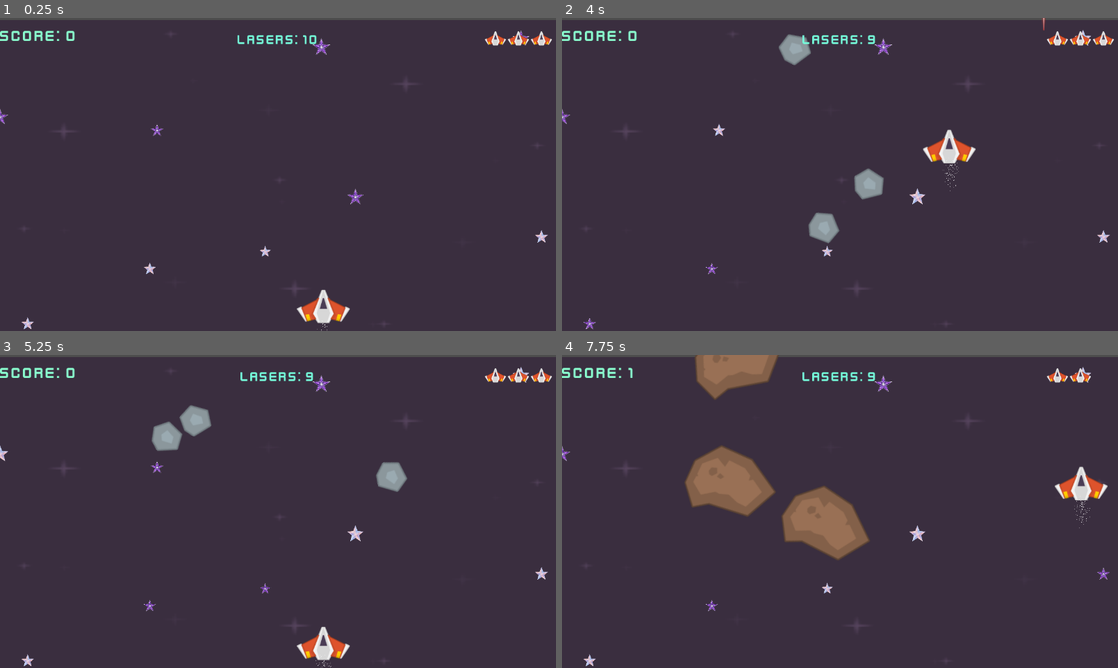
Above: before the commit, frames 1-4 (two rows, left to right).
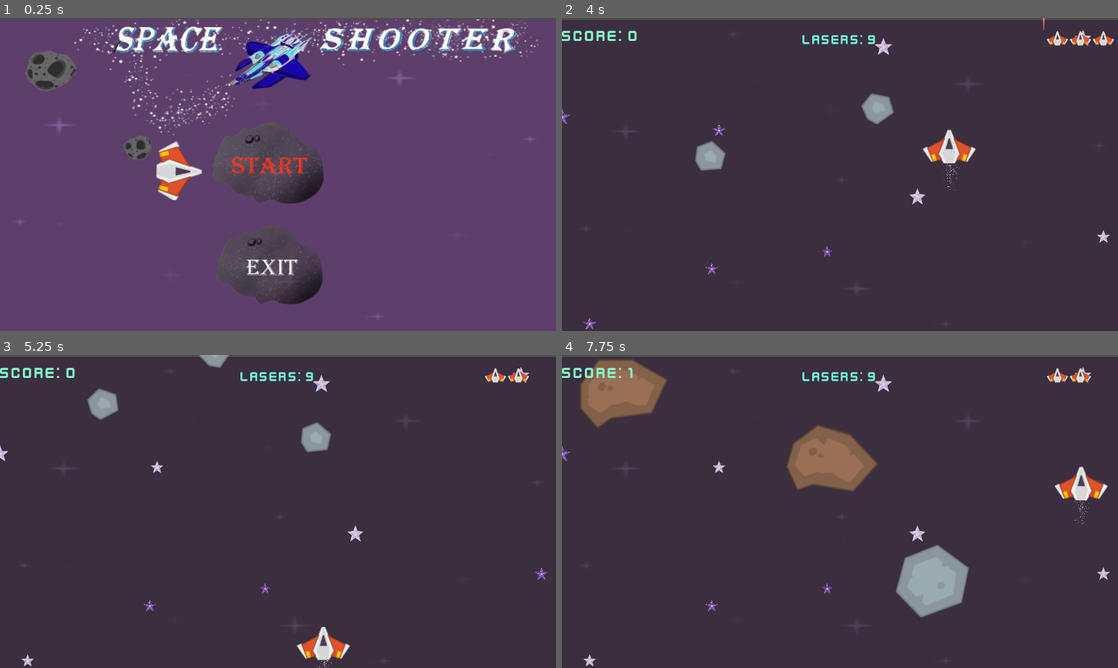
Above: after the commit, the same moments.

Repository: nonakarim/godot-space-shooter
Game: Godot game, scene res://Scenes/start.tscn
The game is run twice, just before and just after one commit, with the same random seed, the same clock (stepped at 60 frames per second) and the same inputs. Before the commit the project starts from res://Scenes/level.tscn.
Inputs (mouse positions are in pixels of both pictures, inside the frame that each line leads up to):
- Up to frame 1 (0.25 s): no input
- Up to frame 2 (4 s): tap Enter (Enter, bound only after the commit) at 0.5, 1.55, 3.05 s; move the mouse to (962, 158) at 0.52 s; hold Right (KeyRight) 0.53-1.28 s; hold Enter (Enter, bound only after the commit) 0.53-1.28 s; click (962, 158) at 0.67 s; move the mouse to (728, 190) at 1.27 s; hold Down (KeyDown) 1.28-2.03 s; tap O (Original) at 1.35 s; click (728, 190) at 1.42 s; move the mouse to (895, 105) at 2.02 s; hold Right (KeyRight) 2.03-2.78 s; hold Enter (Enter, bound only after the commit) 2.03-2.78 s; tap R (Replay) at 2.1 s; click (895, 105) at 2.17 s; move the mouse to (812, 237) at 2.77 s; hold Up (KeyUp) 2.78-3.53 s; tap Space (Shoot) at 2.85 s; click (812, 237) at 2.92 s; move the mouse to (1006, 221) at 3.52 s; hold Left (KeyLeft) from 3.53 s (still down); hold Enter (Enter, bound only after the commit) from 3.53 s (still down); click (1006, 221) at 3.67 s
- Up to frame 3 (5.25 s): move the mouse to (111, 464) at 4.27 s; release Enter (Enter, bound only after the commit) at 4.28 s; tap Enter (Enter, bound only after the commit) at 4.35 s; click (111, 464) at 4.42 s; move the mouse to (305, 511) at 5.02 s; release Left (KeyLeft) at 5.03 s; hold Down (KeyDown) from 5.03 s (still down); hold Enter (Enter, bound only after the commit) from 5.03 s (still down); tap O (Original) at 5.1 s; click (305, 511) at 5.17 s
- Up to frame 4 (7.75 s): move the mouse to (756, 433) at 5.77 s; release Down (KeyDown) at 5.78 s; release Enter (Enter, bound only after the commit) at 5.78 s; hold Right (KeyRight) 5.78-6.53 s; tap R (Replay) at 5.85 s; click (756, 433) at 5.92 s; tap Enter (Enter, bound only after the commit) at 6.05, 7.35 s; move the mouse to (962, 495) at 6.52 s; hold Up (KeyUp) 6.53-7.28 s; hold Enter (Enter, bound only after the commit) 6.53-7.28 s; tap Space (Shoot) at 6.6 s; click (962, 495) at 6.67 s; move the mouse to (728, 527) at 7.27 s; hold Right (KeyRight) from 7.28 s (still down); click (728, 527) at 7.42 s

The runs differ from the first frame. In frame 1, 95% of the frame differs, in the area x 0-100%, y 0-100%; in frame 2, 2.1%; in frame 3, 2.4%; in frame 4, 13%.

Commit message:
Add start screen

Diff:
--- /dev/null
+++ b/Scenes/start.tscn
@@ -0,0 +1,41 @@
+[gd_scene load_steps=6 format=3 uid="uid://derhvw4p1tr3p"]
+
+[ext_resource type="Script" uid="uid://cwdm77bau7j0r" path="res://scripts/start.gd" id="1_lb6bl"]
+[ext_resource type="Texture2D" uid="uid://duyegoyyabqcs" path="res://Graphics/Backgrounds/Start_menu_sample_image.jpg" id="2_rk01k"]
+[ext_resource type="Texture2D" uid="uid://b8h427u27n7j3" path="res://Graphics/PNG/Exit-gray.png" id="3_o3wvq"]
+[ext_resource type="Texture2D" uid="uid://b7ksu1rwudbnt" path="res://Graphics/PNG/start-red.png" id="4_pg4io"]
+[ext_resource type="Texture2D" uid="uid://ceaok70p4ycjh" path="res://Graphics/PNG/ship.png" id="5_rk01k"]
+
+[node name="Start" type="Area2D"]
+script = ExtResource("1_lb6bl")
+
+[node name="BG" type="Sprite2D" parent="."]
+position = Vector2(656.74994, 369)
+scale = Vector2(1.8158618, 1.5475688)
+texture = ExtResource("2_rk01k")
+
+[node name="Exit" type="Sprite2D" parent="."]
+position = Vector2(645.00006, 593)
+scale = Vector2(0.5515624, 0.54305553)
+texture = ExtResource("3_o3wvq")
+
+[node name="CollisionPolygon2D" type="CollisionPolygon2D" parent="."]
+position = Vector2(64.00001, 51)
+scale = Vector2(0.88552415, 0.9151569)
+polygon = PackedVector2Array(570, 661, 522, 634, 501, 622, 491, 580, 518, 506, 550, 507, 573, 482, 602, 488, 634, 474, 659, 475, 691, 495, 728, 528, 759, 538, 774, 568, 789.36304, 619.5659, 774.6825, 656.718, 712, 681, 659, 675, 642, 671, 613, 679, 602, 664)
+
+[node name="Start" type="Sprite2D" parent="."]
+position = Vector2(642, 354)
+scale = Vector2(0.57708335, 0.5615741)
+texture = ExtResource("4_pg4io")
+
+[node name="CollisionPolygon2D2" type="CollisionPolygon2D" parent="."]
+position = Vector2(154, 84.000015)
+scale = Vector2(0.7734375, 0.77)
+polygon = PackedVector2Array(511.99997, 431.16882, 500.36362, 407.79218, 468.04037, 402.59735, 437.0101, 368.83112, 452.52524, 311.6883, 470.62625, 277.92206, 491.31314, 237.66231, 533, 246, 566, 223, 608, 222, 634.82825, 206.49348, 695, 251, 739, 283, 773, 309, 782, 361, 777.05054, 418.18176, 743, 439, 704.6465, 463.63635, 661.97974, 462.33765, 650.3434, 445.45453, 598, 453, 571.47473, 451.948, 545.6162, 440.2597)
+
+[node name="Sprite2D" type="Sprite2D" parent="."]
+position = Vector2(420, 328)
+texture = ExtResource("5_rk01k")
+
+[connection signal="input_event" from="." to="." method="_on_input_event"]
--- /dev/null
+++ b/Scripts/start.gd
@@ -0,0 +1,24 @@
+extends Area2D
+
+func _ready() -> void:
+	$Sprite2D.position.y = $Start.position.y
+
+func _on_input_event(viewport: Node, event: InputEvent, shape_idx: int) -> void:
+	if event is InputEventMouseButton:
+		if event.pressed and event.button_index == MOUSE_BUTTON_LEFT:
+			if shape_idx == 5:
+				get_tree().change_scene_to_file("res://Scenes/level.tscn")
+			elif shape_idx == 1:
+				get_tree().quit()
+
+
+func _process(delta: float) -> void:
+	if Input.is_action_pressed("KeyDown"):
+		$Sprite2D.position.y = $Exit.position.y
+	elif Input.is_action_pressed("KeyUp"):
+		$Sprite2D.position.y = $Start.position.y
+	elif Input.is_action_pressed("Enter"):
+		if $Sprite2D.position.y == $Start.position.y:
+			get_tree().change_scene_to_file("res://Scenes/level.tscn")
+		elif $Sprite2D.position.y == $Exit.position.y:
+			get_tree().quit()
--- a/project.godot
+++ b/project.godot
@@ -11,7 +11,7 @@
 [application]
 
 config/name="Space-Shooter"
-run/main_scene="uid://d2sukm7syxd5i"
+run/main_scene="res://Scenes/start.tscn"
 config/features=PackedStringArray("4.5", "Forward Plus")
 config/icon="res://icon.svg"
 
@@ -67,6 +67,11 @@
 "events": [Object(InputEventKey,"resource_local_to_scene":false,"resource_name":"","device":0,"window_id":0,"alt_presse …(189 unchanged characters)…
 ]
 }
+Enter={
+"deadzone": 0.2,
+"events": [Object(InputEventKey,"resource_local_to_scene":false,"resource_name":"","device":0,"window_id":0,"alt_pressed":false,"shift_pressed":false,"ctrl_pressed":false,"meta_pressed":false,"pressed":false,"keycode":0,"physical_keycode":4194309,"key_label":0,"unicode":0,"location":0,"echo":false,"script":null)
+]
+}
 
 [layer_names]
 
Binary file added: Graphics/Backgrounds/Start_menu_sample_image.jpg
Binary file added: Graphics/PNG/Exit-gray.png
Binary file added: Graphics/PNG/Exit-red.png
Binary file added: Graphics/PNG/ship.png
Binary file added: Graphics/PNG/start-gray.png
Binary file added: Graphics/PNG/start-red.png
Not shown, added: Scripts/start.gd.uid
Not shown, added: Graphics/Backgrounds/Start_menu_sample_image.jpg.kra
Not shown, added: Graphics/Backgrounds/Start_menu_sample_image.jpg.kra~
Not shown, added: Graphics/Backgrounds/Start_menu_sample_image.jpg~
Not shown, added: Graphics/PNG/ship.png.kra
